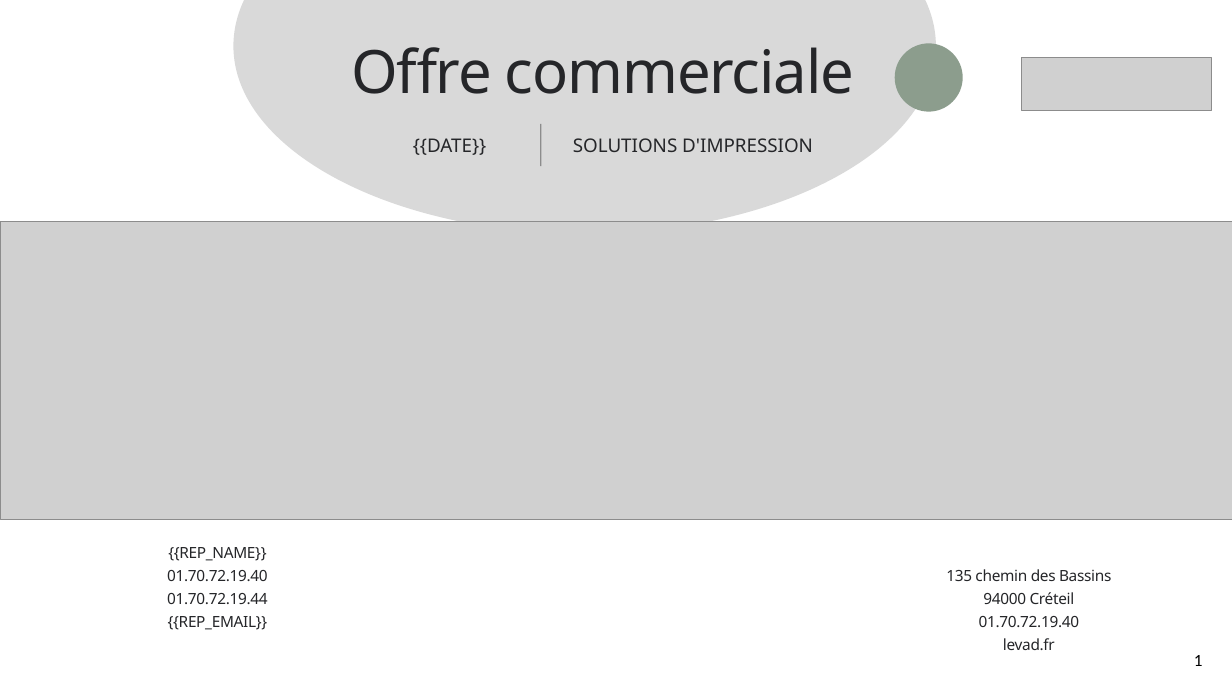
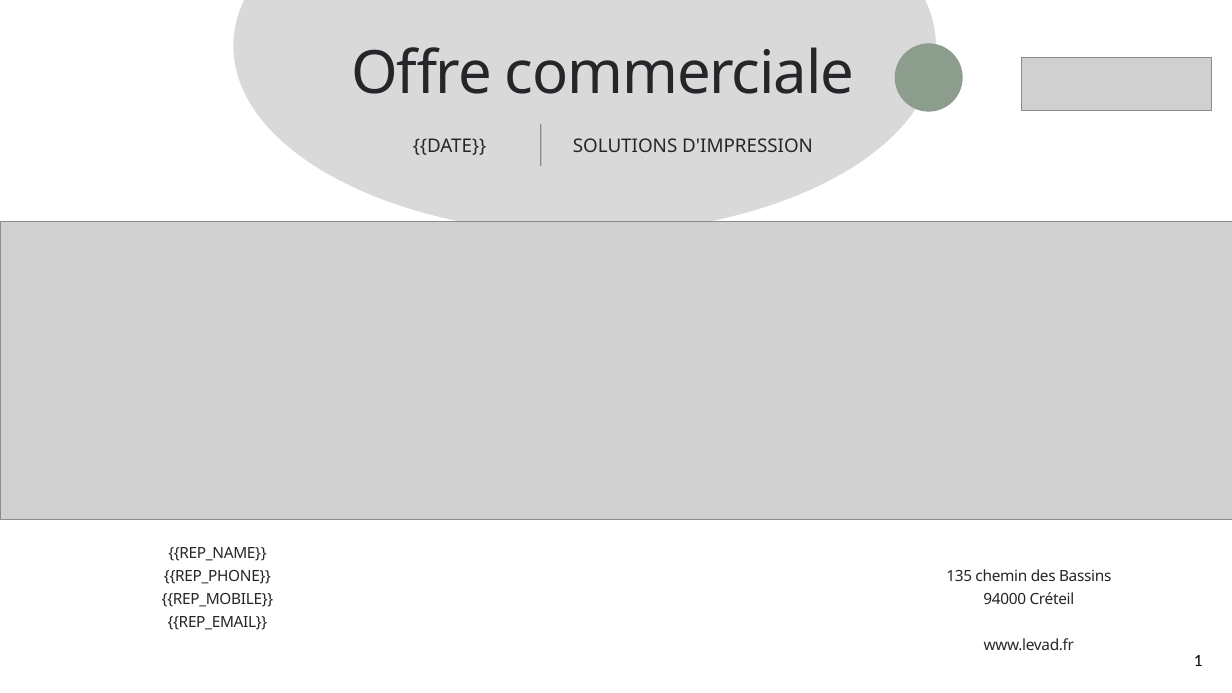
Before and after one commit to Mikael2655/Levad, a slide deck: slide 1 of proposition-commerciale/assets/template.pptx. Drawn at 1232x693 pixels with LibreOffice and Linux fonts; fonts in the diff are those of the drawing; grey boxes stand for pictures; background and template pictures are left out. Boxes give left, top, right and bottom in pixels: in the first picture for what was removed or moved away, otherwise in the second. Text is boxed around its words. In the diff, an @@ line names an element or a change of style, - is before the commit and + after.

```diff
--- a/proposition-commerciale/assets/template.pptx
+++ b/proposition-commerciale/assets/template.pptx
@@ text at box(162, 570, 273, 607): text changed @@
-01.70.72.19.40
-01.70.72.19.44
+{{REP_PHONE}}
+{{REP_MOBILE}}
@@ text at box(984, 638, 1074, 650): text changed @@
-01.70.72.19.40
-levad.fr
+www.levad.fr
```
Also in this commit, not shown: 5 other slides changed, 13 other files.
